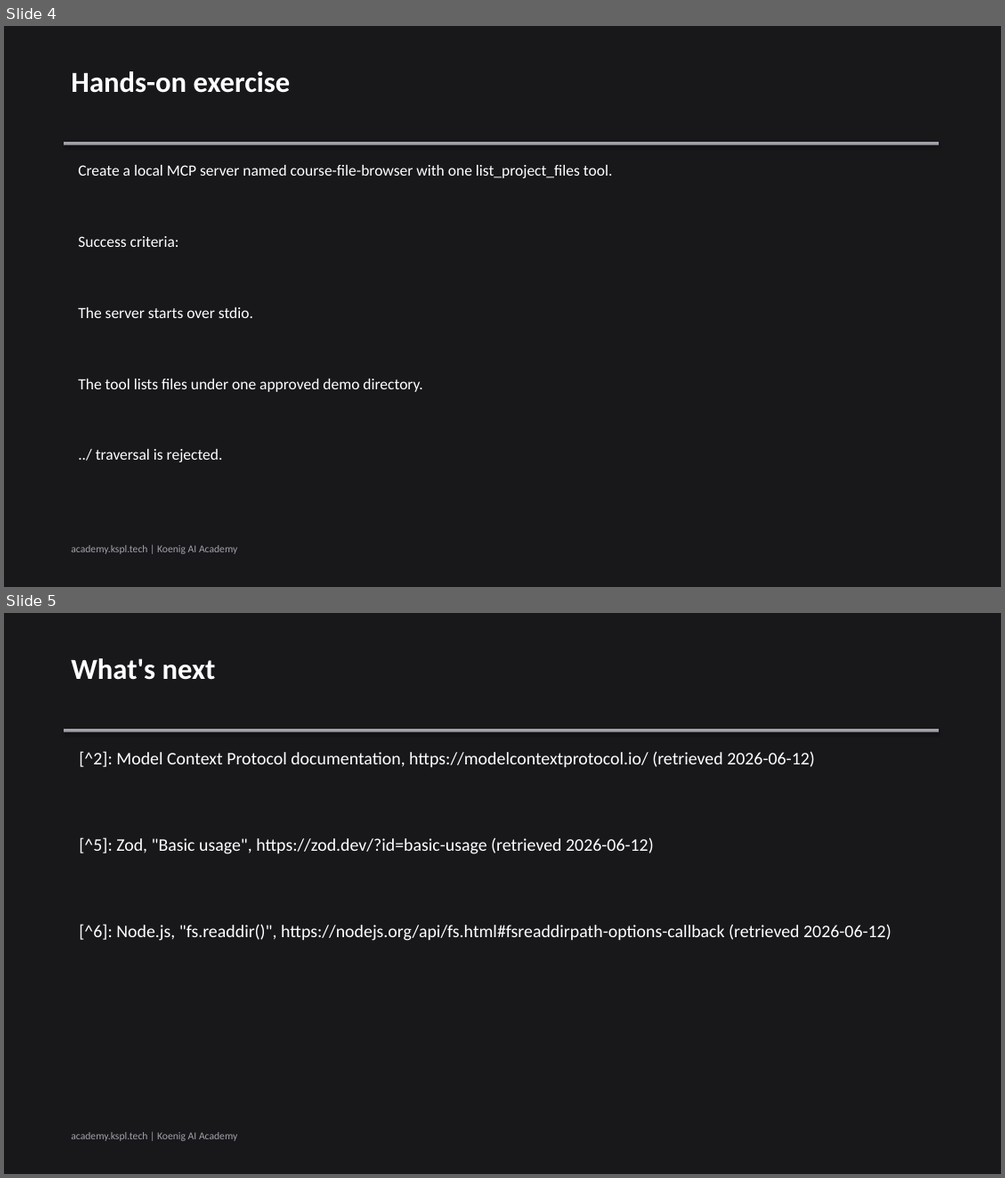
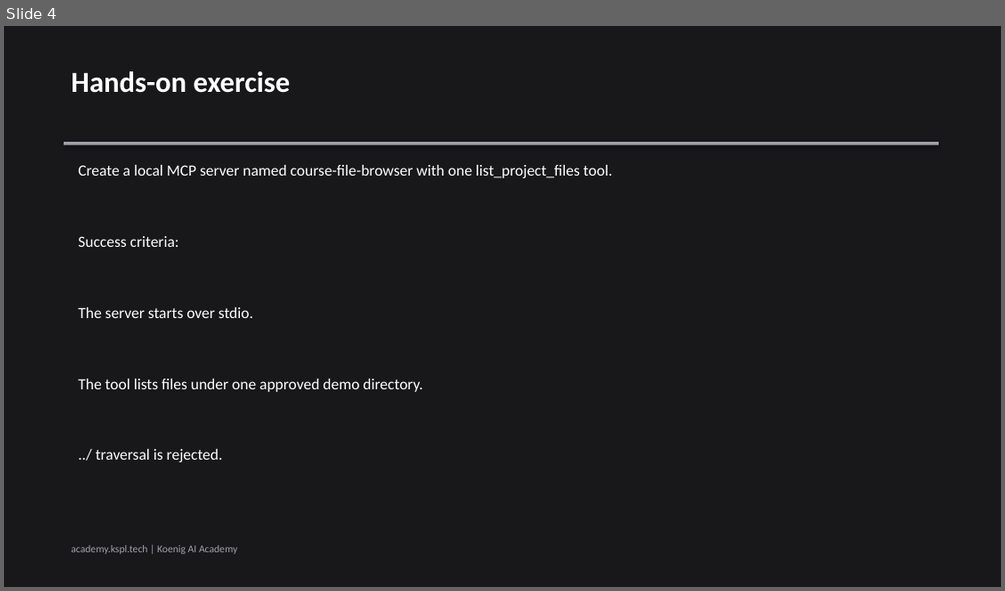
Before and after one commit to Koenig-Solutions-Private-Limited/koenig-ai-org, a slide deck: vault/courses/claude-tool-use-from-zero/ch03-slides.pptx. Shown one above the other, each under a label of ours: slides 4 and 5 before the commit, slide 4 after it. The pictures are 1005x1178 and 1005x591 pixels, drawn with LibreOffice and Linux fonts; fonts in the diff are those of the drawing. Boxes give left, top, right and bottom in pixels: in the first picture for what was removed or moved away, otherwise in the second. Text is boxed around its words. In the diff, an @@ line names an element or a change of style, - is before the commit and + after.

Commit message:
fix(slides): KOEA-8290 — address all 3 G0 blockers in claude-tool-use-from-zero ch03-slides.pptx
- Slide 2: complete 'What the server will do' with 6 bullets describing list_project_files tool (root restriction, path sanitisation, JSON response, stdio transport)
- Slide 5: replace raw footnote citations ([^2],[^5],[^6]) with 5 forward-looking Chapter 4 bullets (resources, binary content, multi-tool servers, advanced Zod)
- Slide 6: change blog CTA 'Read the full article' to course CTA 'Try it next · Continue to Chapter 4'

```diff
--- a/vault/courses/claude-tool-use-from-zero/ch03-slides.pptx
+++ b/vault/courses/claude-tool-use-from-zero/ch03-slides.pptx
@@ slide 5 removed at (4,613,1001,1174), background #18181B @@
@@ text removed at (71,658,216,680) @@
-What's next
@@ rectangle removed at (64,729,938,732) @@
@@ text removed at (79,751,815,768) @@
-[^2]: Model Context Protocol documentation, https://modelcontextprotocol.io/ (retrieved 2026-06-12)
@@ text removed at (79,837,654,854) @@
-[^5]: Zod, "Basic usage", https://zod.dev/?id=basic-usage (retrieved 2026-06-12)
@@ text removed at (79,924,891,941) @@
-[^6]: Node.js, "fs.readdir()", https://nodejs.org/api/fs.html#fsreaddirpath-options-callback (retrieved 2026-06-12)
@@ text removed at (71,1132,237,1141) @@
-academy.kspl.tech | Koenig AI Academy
```
Also in this commit, not shown: 2 slides changed, 1 slide added.
